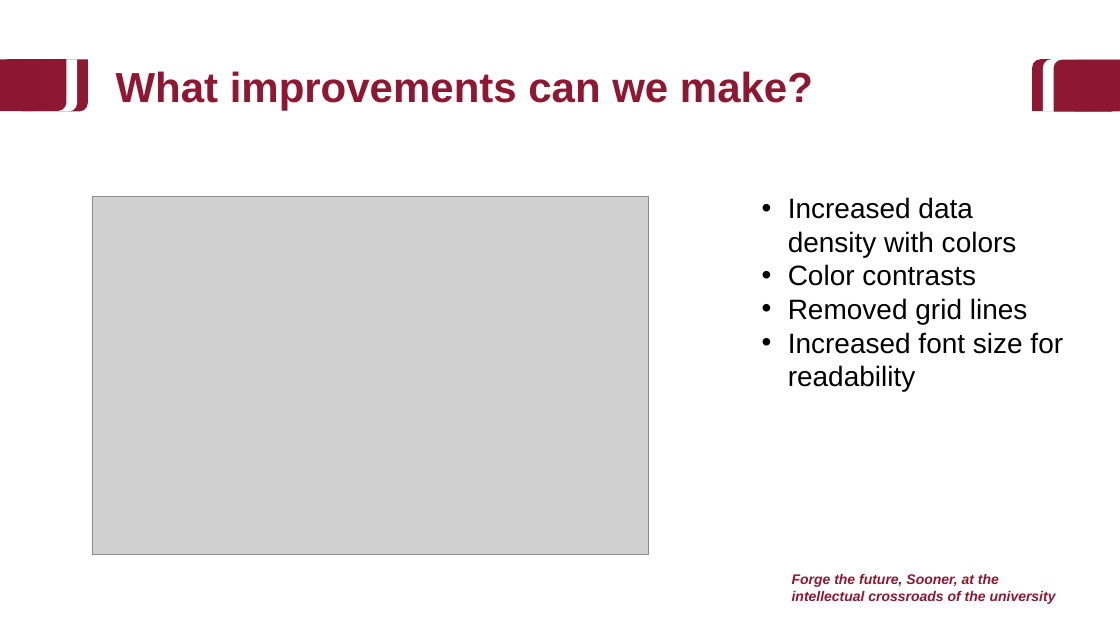
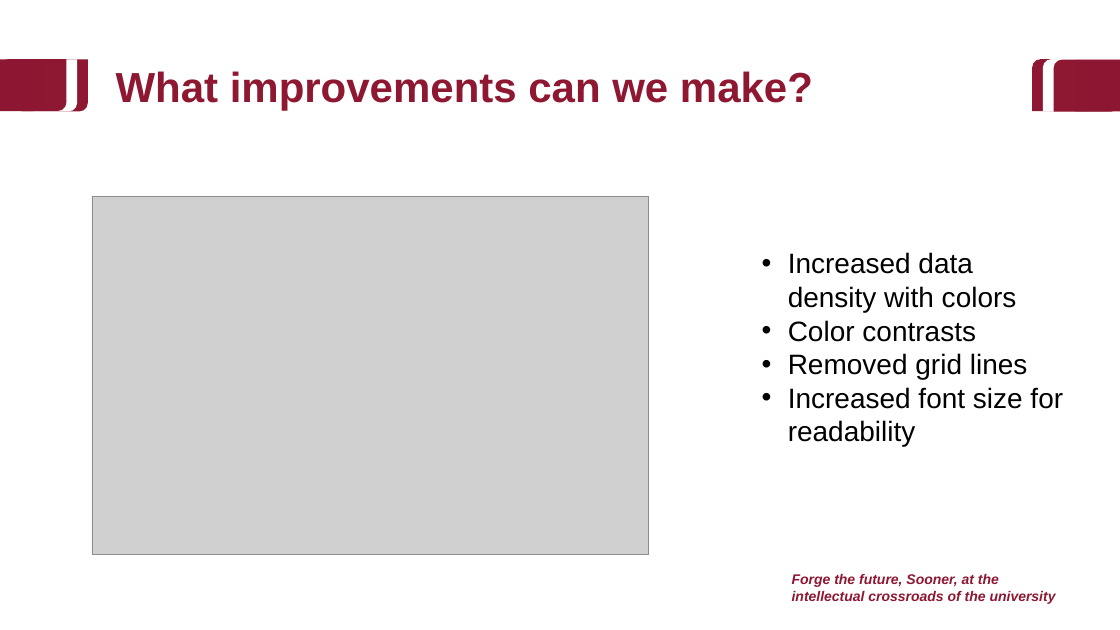
Before and after one commit to baeolophus/2025_data_viz_research, a slide deck: slide 35 of activities.pptx (slide 34 before the commit). Drawn at 1120x630 pixels with LibreOffice and Linux fonts; fonts in the diff are those of the drawing; grey boxes stand for pictures; background and template pictures are left out. Boxes give left, top, right and bottom in pixels: in the first picture for what was removed or moved away, otherwise in the second. Text is boxed around its words. In the diff, an @@ line names an element or a change of style, - is before the commit and + after.

```diff
--- a/activities.pptx
+++ b/activities.pptx
@@ text "Increased data density with colors": place and size @@
-text "Increased data density with colors" at (788,197,1063,391)
+text "Increased data density with colors" at (788,252,1063,447)
```
Also in this commit, not shown: 18 other slides changed, 5 slides added, 2 slides removed.
